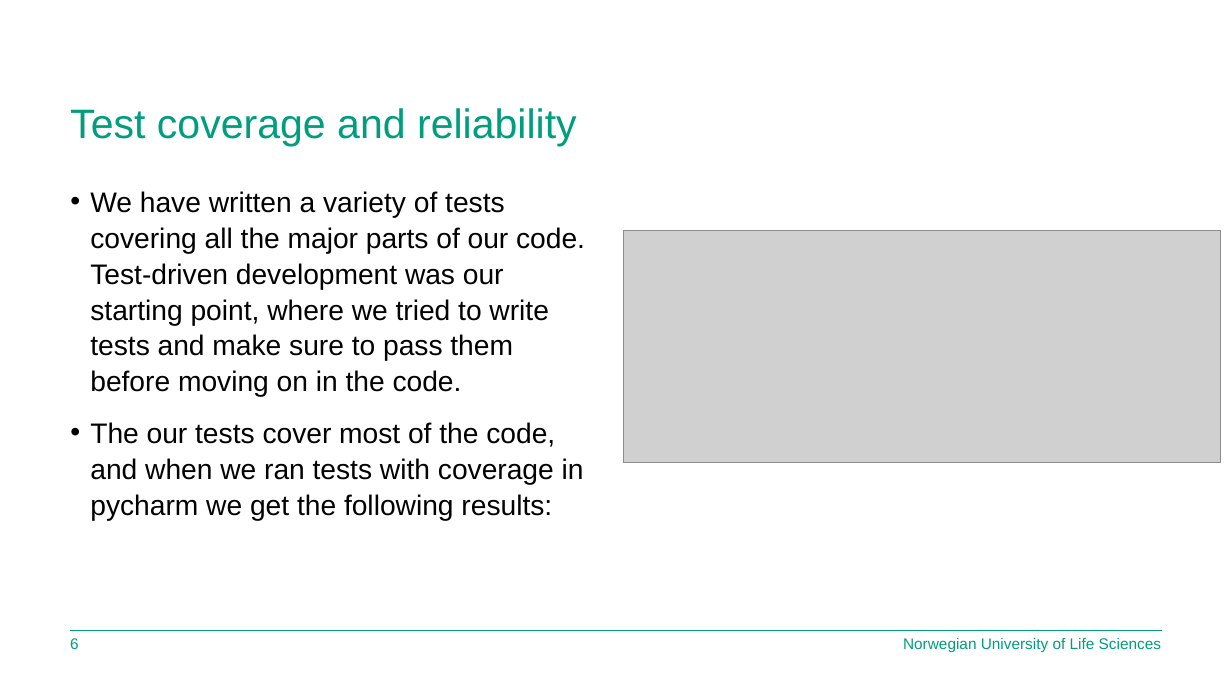
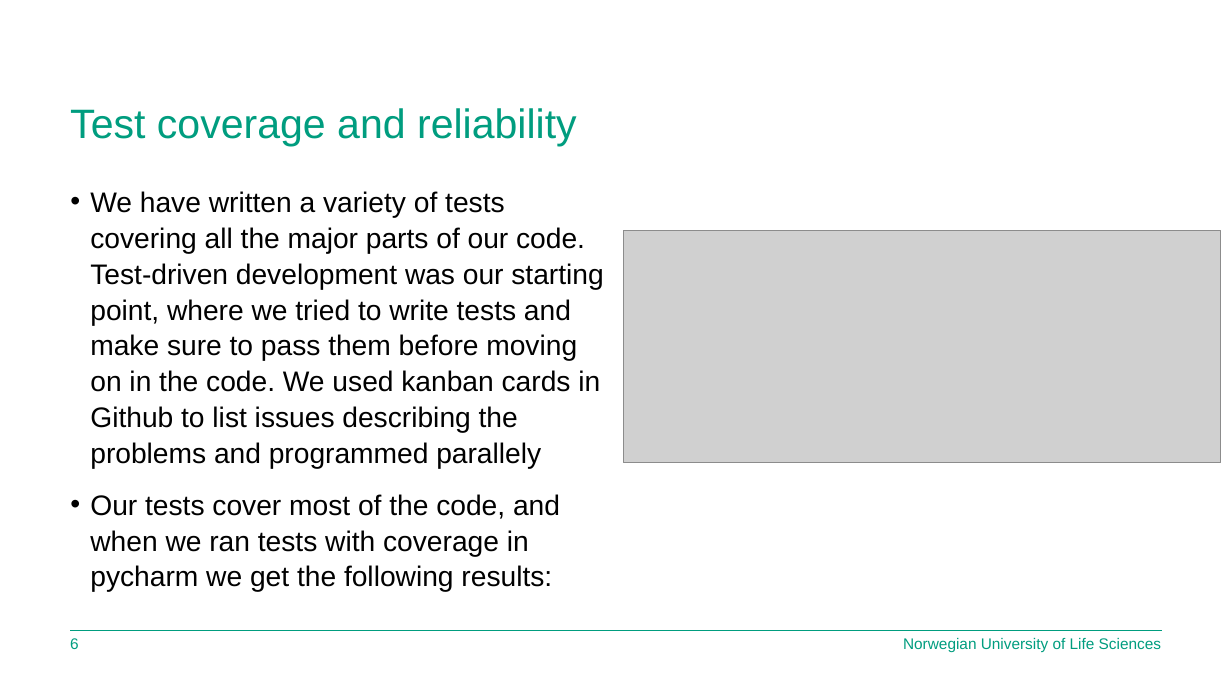
Before and after one commit to ashez2051/BioSim_G06_Ashesh_Martin, a slide deck: slide 7 of Exam/Presentation_INF200.pptx. Drawn at 1232x693 pixels with LibreOffice and Linux fonts; fonts in the diff are those of the drawing; grey boxes stand for pictures; background and template pictures are left out. Boxes give left, top, right and bottom in pixels: in the first picture for what was removed or moved away, otherwise in the second. Text is boxed around its words. In the diff, an @@ line names an element or a change of style, - is before the commit and + after.

```diff
--- a/Exam/Presentation_INF200.pptx
+++ b/Exam/Presentation_INF200.pptx
@@ text at <box>90,191,603,592</box>: text changed @@
-• We have written a variety of tests covering all the major parts of our code. Test-driven development was our starting point, where we tried to write tests and make sure to pass them before moving on in the code.
-• The our tests cover most of the code, and when we ran tests with coverage in pycharm we get the following results:
+• We have written a variety of tests covering all the major parts of our code. Test-driven development was our starting point, where we tried to write tests and make sure to pass them before moving on in the code. We used kanban cards in Github to list issues describing the problems and programmed parallely
+• Our tests cover most of the code, and when we ran tests with coverage in pycharm we get the following results:
```
Also in this commit, not shown: 1 other slide changed, 1 slide added, 2 other files.
